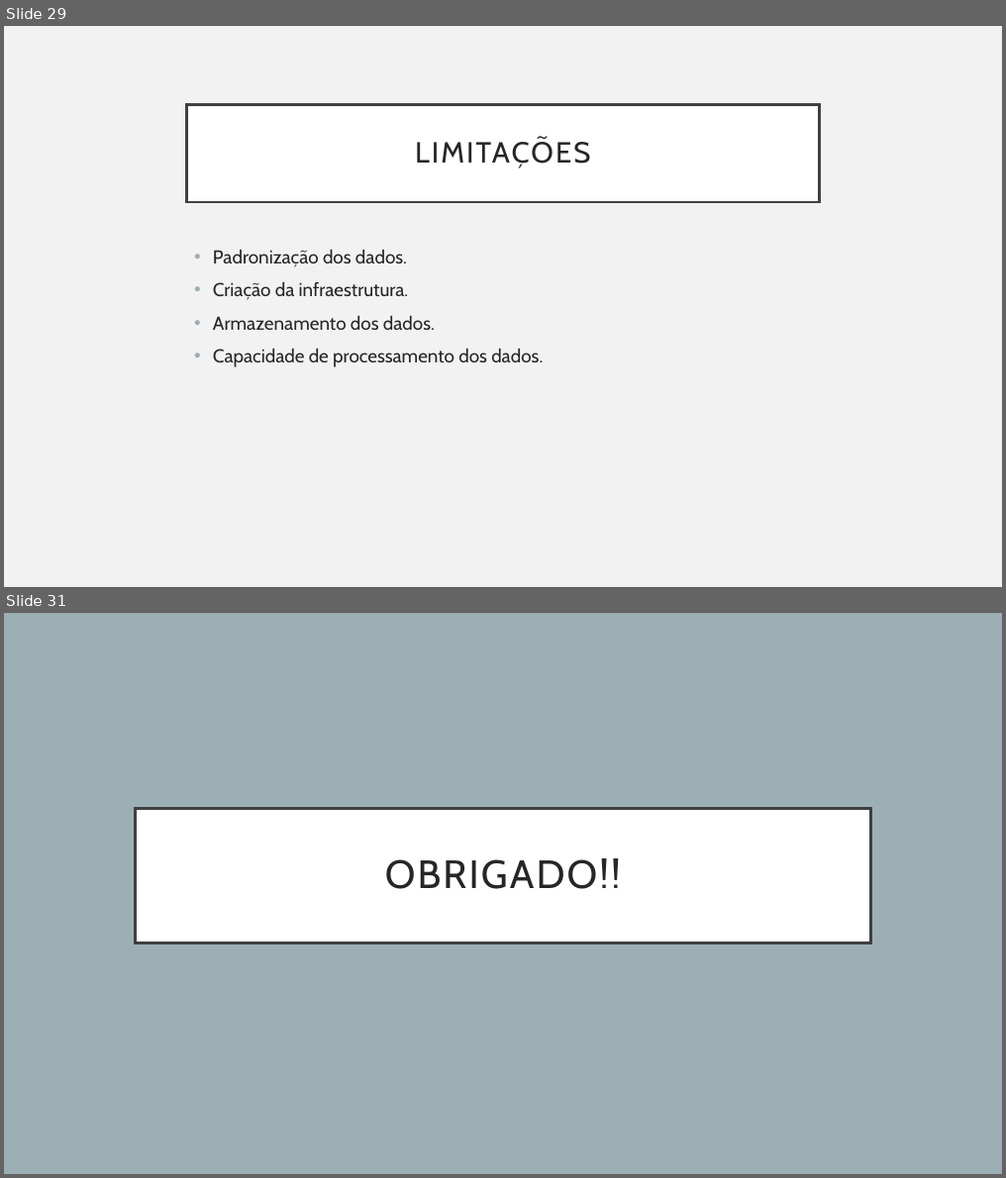
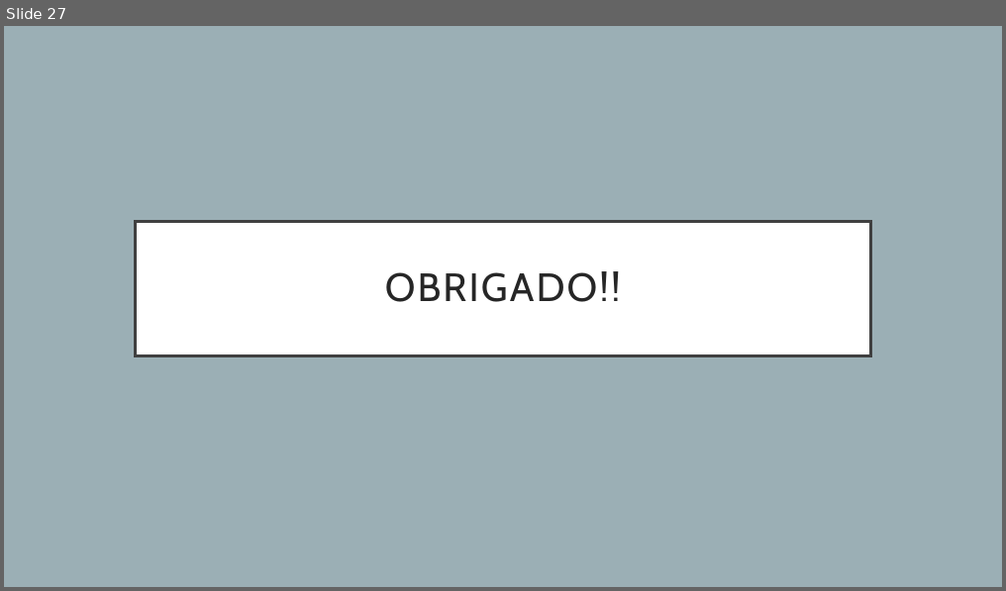
Before and after one commit to martins9/repositoriomonografia, a slide deck: Apresentação_Monografia.pptx. Shown one above the other, each under a label of ours: slides 29 and 31 before the commit, slide 27 after it; the slides between them are not shown. The pictures are 1006x1178 and 1006x591 pixels, drawn with LibreOffice and Linux fonts; fonts in the diff are those of the drawing. Boxes give left, top, right and bottom in pixels: in the first picture for what was removed or moved away, otherwise in the second. Text is boxed around its words. In the diff, an @@ line names an element or a change of style, - is before the commit and + after.

```diff
--- a/Apresentação_Monografia.pptx
+++ b/Apresentação_Monografia.pptx
@@ slide 29 removed at [4, 26, 1002, 587], background #F2F2F2 @@
@@ title removed at [187, 104, 819, 202] @@
-LIMITAÇÕES
@@ text removed at [213, 250, 543, 368] @@
-• Padronização dos dados.
-• Criação da infraestrutura.
-• Armazenamento dos dados.
-• Capacidade de processamento dos dados.
@@ what was slide 31 is now slide 27 @@
```
Also in this commit, not shown: 11 slides changed, 1 slide added, 4 other slides removed, 1 other file.
